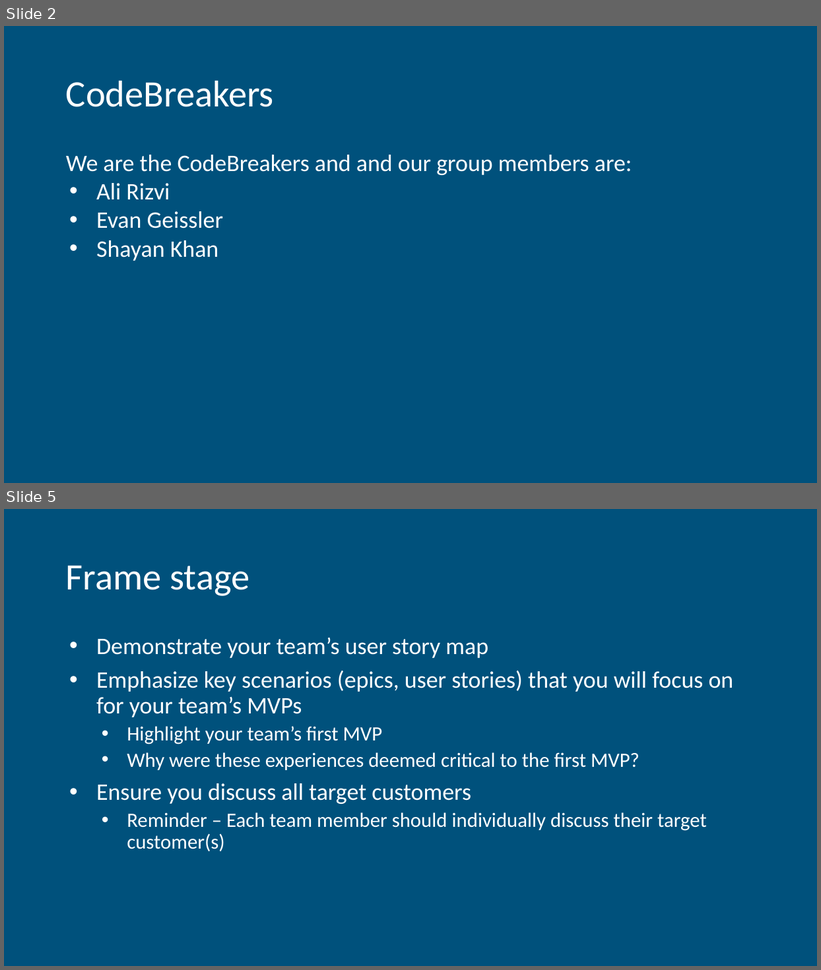
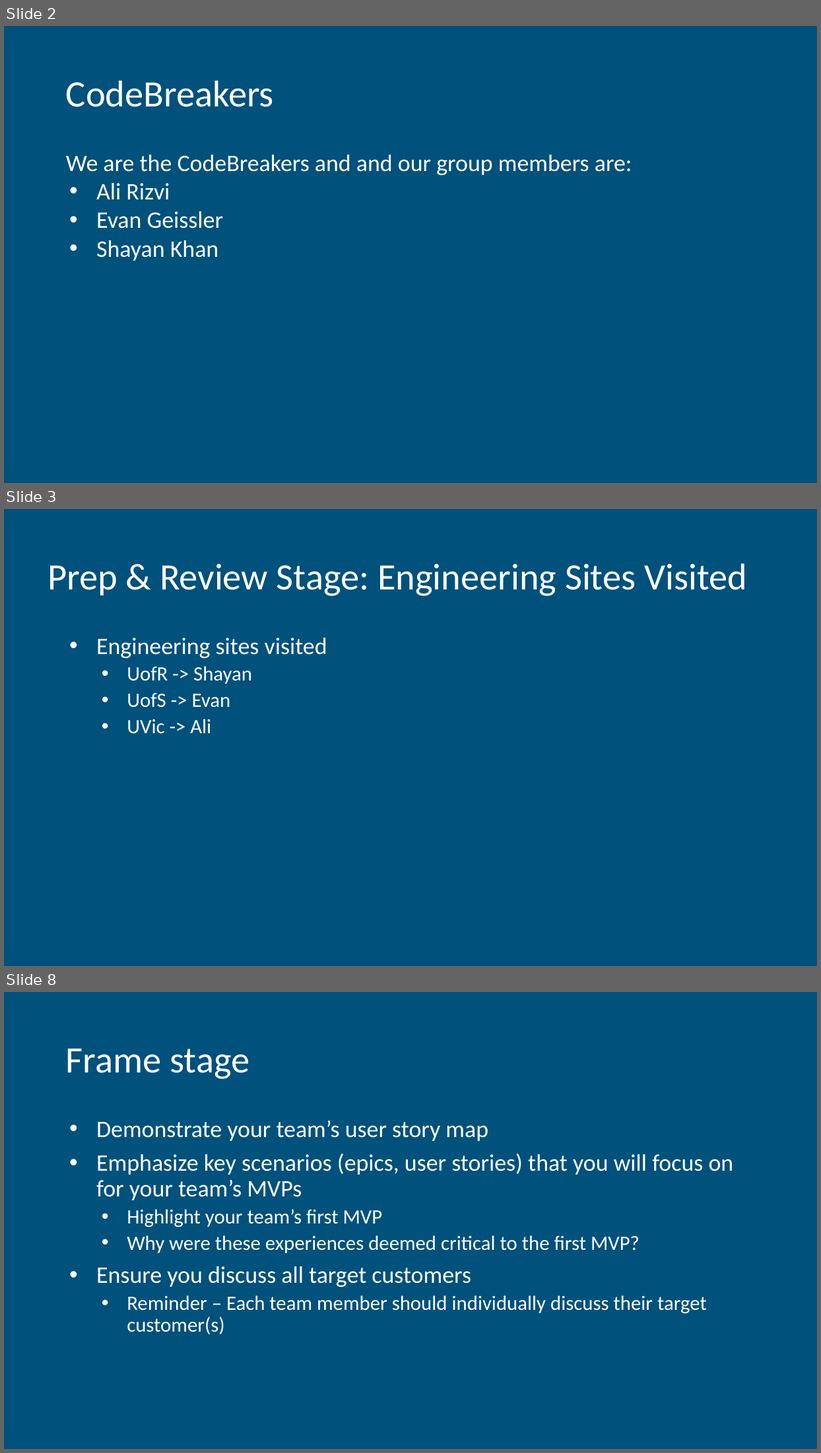
Before and after one commit to EvanGeissler/ENSE-471-UI-Project-CodeBreakers, a slide deck: Milestone 1/Milestone 1 Report Out.pptx. Shown one above the other, each under a label of ours: slides 2 and 5 before the commit, slides 2, 3 and 8 after it; the slides between them are not shown. The pictures are 821x970 and 821x1453 pixels, drawn with LibreOffice and Linux fonts; fonts in the diff are those of the drawing. Boxes give left, top, right and bottom in pixels: in the first picture for what was removed or moved away, otherwise in the second. Text is boxed around its words. In the diff, an @@ line names an element or a change of style, - is before the commit and + after.

```diff
--- a/Milestone 1/Milestone 1 Report Out.pptx
+++ b/Milestone 1/Milestone 1 Report Out.pptx
@@ slide 3 added at [4,509,817,966], background #00517C @@
@@ title added at [48,563,747,596], 44 pt, text #FFFFFF @@
+Prep & Review Stage: Engineering Sites Visited
@@ text added at [96,638,327,734], 24 pt, text #FFFFFF @@
+• Engineering sites visited
+  • UofR -> Shayan
+  • UofS -> Evan
+  • UVic -> Ali
@@ what was slide 5 is now slide 8 @@
```
Also in this commit, not shown: 2 slides changed, 7 other slides added, 3 slides removed, 1 other file.
